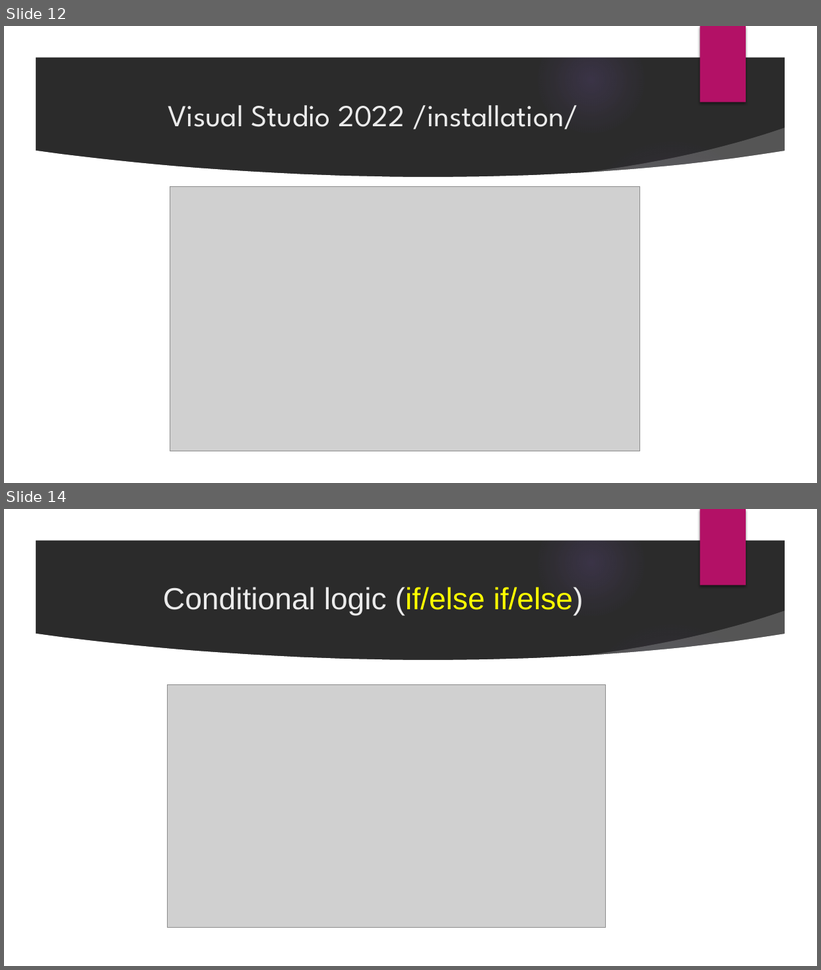
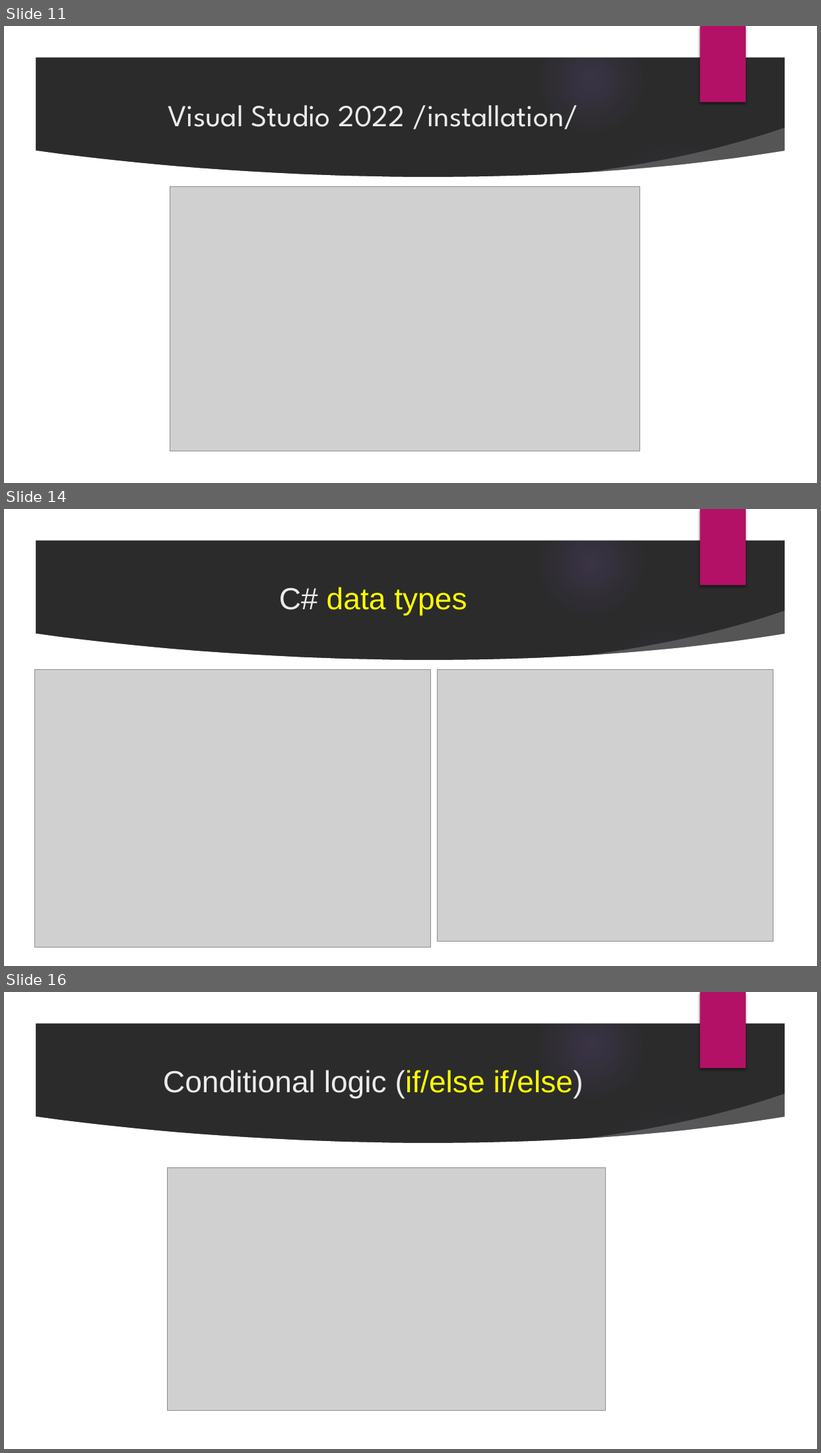
Before and after one commit to velizar92/CSharp-Programming-Presentations, a slide deck: C# Basics.pptx. Shown one above the other, each under a label of ours: slides 12 and 14 before the commit, slides 11, 14 and 16 after it; the slides between them are not shown. The pictures are 821x970 and 821x1453 pixels, drawn with LibreOffice and Linux fonts; fonts in the diff are those of the drawing; grey boxes stand for pictures; background and template pictures are left out; a plain dark background stands for a picture behind light text. Boxes give left, top, right and bottom in pixels: in the first picture for what was removed or moved away, otherwise in the second. Text is boxed around its words. In the diff, an @@ line names an element or a change of style, - is before the commit and + after.

```diff
--- a/C# Basics.pptx
+++ b/C# Basics.pptx
@@ slide 14 added at [4,509,817,966], background picture (left out); not listed: 9 template elements that a slide beside it also shows @@
@@ title added at [279,587,467,616], 36 pt, text #FFFF00 @@
+C# data types
@@ picture added at [34,669,431,947] @@
@@ picture added at [438,669,773,941] @@
@@ what was slide 12 is now slide 11 @@
@@ what was slide 14 is now slide 16 @@
```
Also in this commit, not shown: 6 slides changed, 5 other slides added, 1 slide removed.
